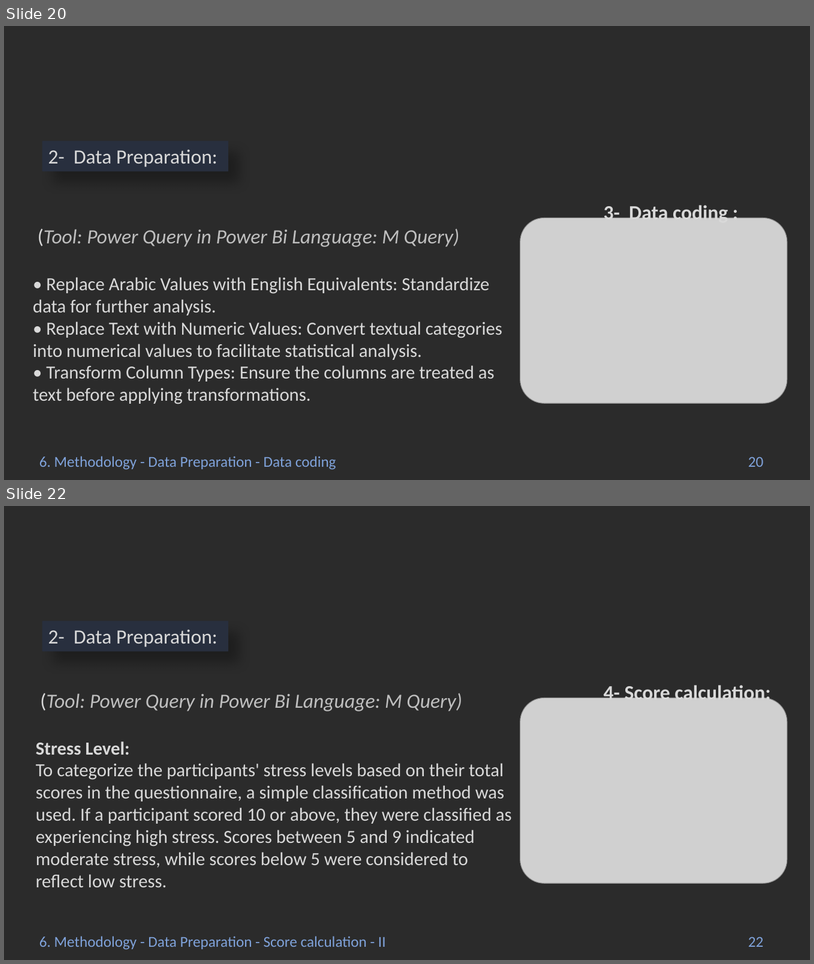
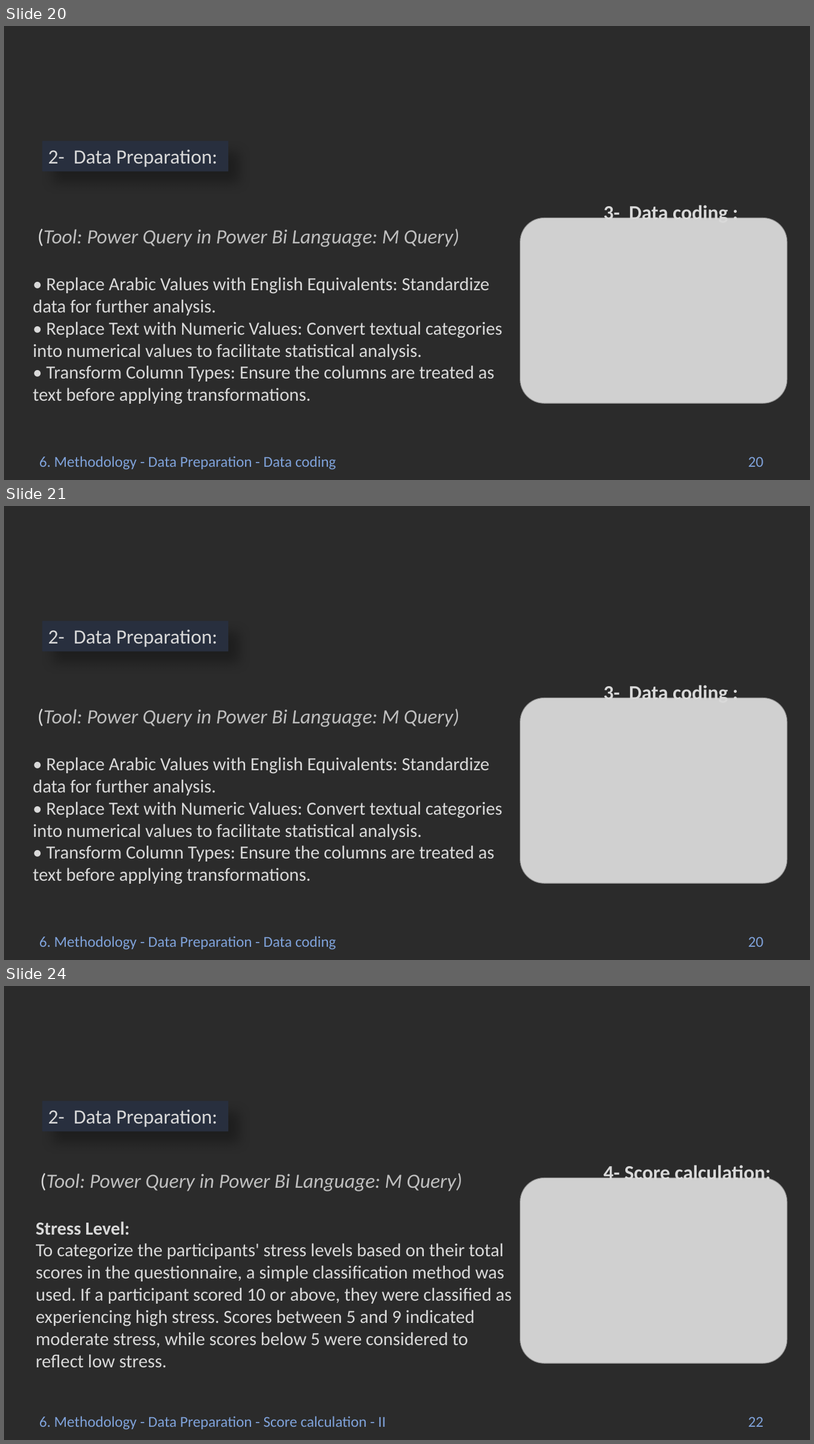
Before and after one commit to Abdelrahmen-Elashry/Mental-Health-Analysis, a slide deck: Statsphere.pptx. Shown one above the other, each under a label of ours: slides 20 and 22 before the commit, slides 20, 21 and 24 after it; the slides between them are not shown. The pictures are 814x964 and 814x1444 pixels, drawn with LibreOffice and Linux fonts; fonts in the diff are those of the drawing; grey boxes stand for pictures; background and template pictures are left out; a plain dark background stands for a picture behind light text. Boxes give left, top, right and bottom in pixels: in the first picture for what was removed or moved away, otherwise in the second. Text is boxed around its words. In the diff, an @@ line names an element or a change of style, - is before the commit and + after.

```diff
--- a/Statsphere.pptx
+++ b/Statsphere.pptx
@@ slide 21 added at (4,506,810,960), background picture (left out) @@
@@ rectangle added at (42,621,228,651), fill #282F3E, 24 pt, text #D9D9D9 @@
+2- Data Preparation:
@@ text added at (604,682,728,704), 24 pt, text #D9D9D9, bold @@
+3- Data coding :
@@ picture added at (521,698,788,883) @@
@@ text added at (33,708,503,884), 22 pt, text #D9D9D9 @@
+(Tool: Power Query in Power Bi Language: M Query)
+• Replace Arabic Values with English Equivalents: Standardize data for further analysis.
+• Replace Text with Numeric Values: Convert textual categories into numerical values to facilitate statistical analysis.
+• Transform Column Types: Ensure the columns are treated as text before applying transformations.
@@ text added at (39,936,336,949), 18 pt, text #7FA2DA @@
+6. Methodology - Data Preparation - Data coding
@@ text added at (749,936,764,946), 18 pt, text #7FA2DA @@
+20
@@ what was slide 22 is now slide 24 @@
```
Also in this commit, not shown: 15 slides changed, 2 other slides added.
